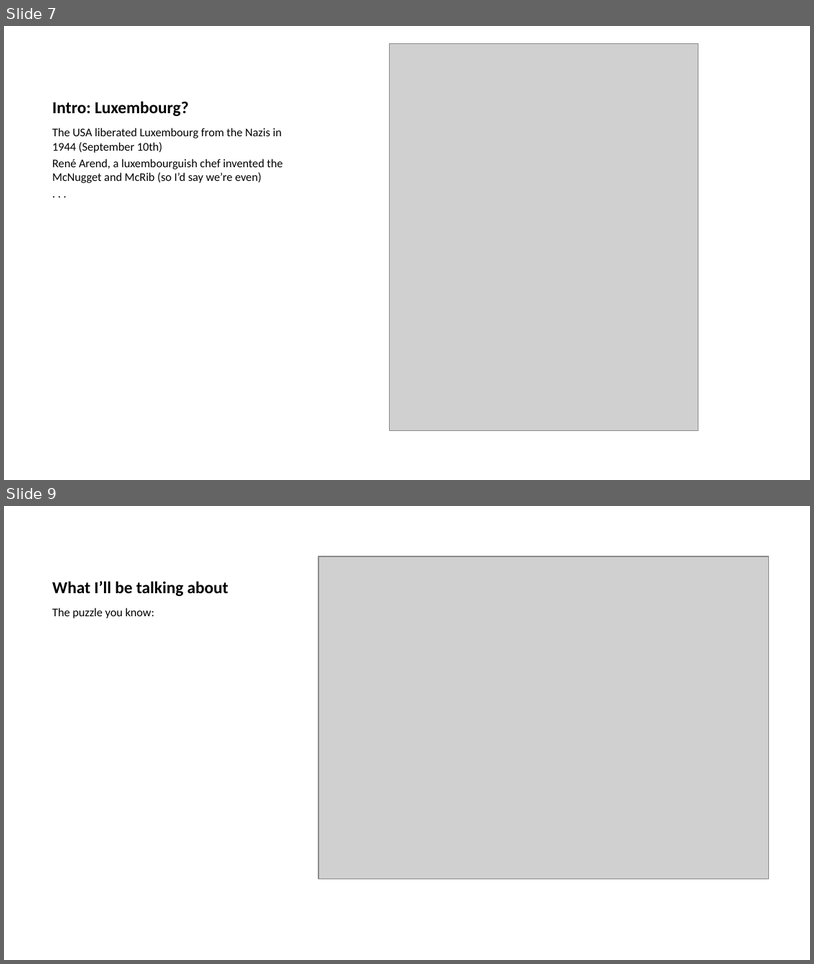
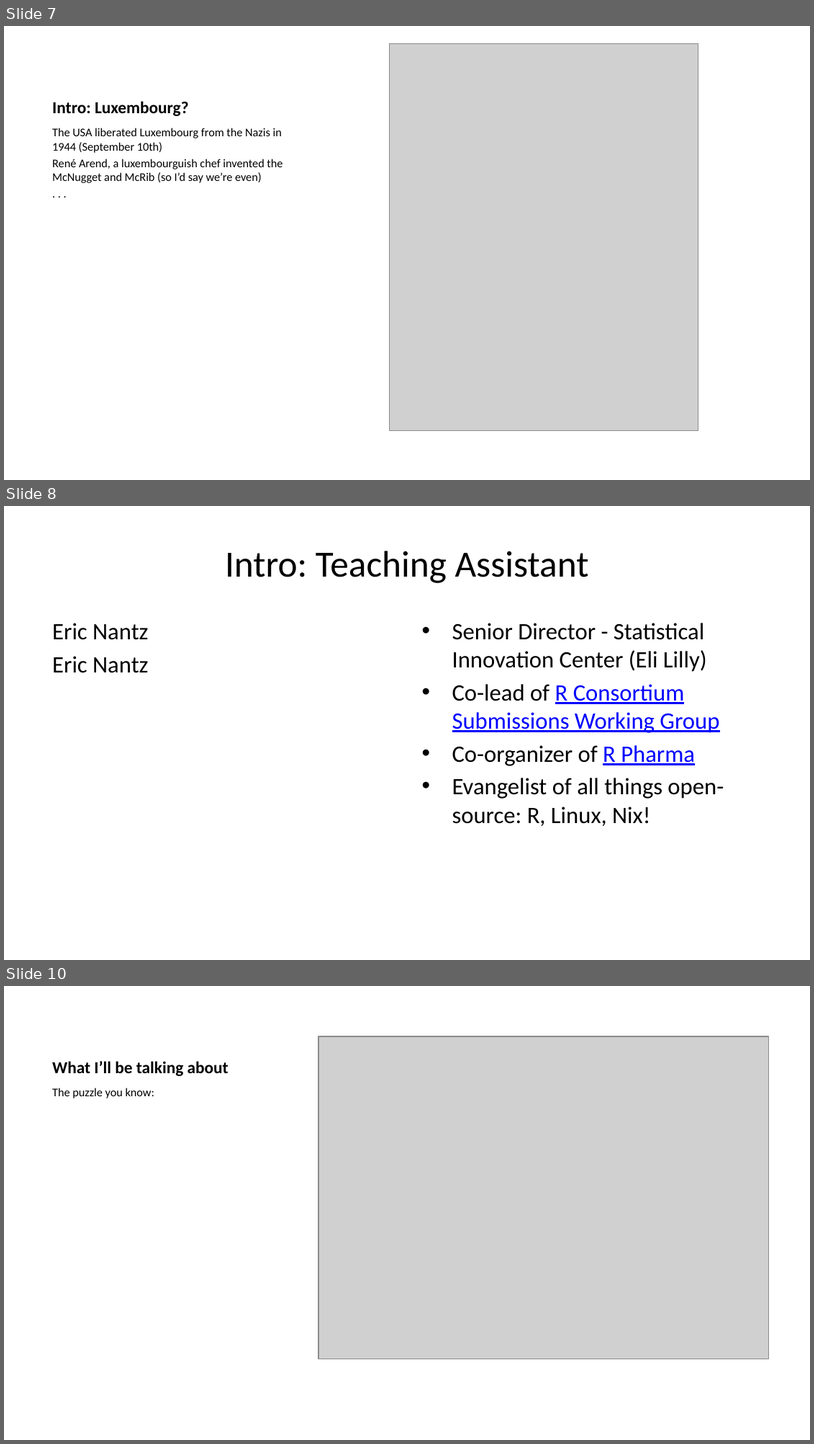
Before and after one commit to b-rodrigues/r_pharma_26, a slide deck: docs/index.pptx. Shown one above the other, each under a label of ours: slides 7 and 9 before the commit, slides 7, 8 and 10 after it; the slides between them are not shown. The pictures are 814x964 and 814x1444 pixels, drawn with LibreOffice and Linux fonts; fonts in the diff are those of the drawing; grey boxes stand for pictures. Boxes give left, top, right and bottom in pixels: in the first picture for what was removed or moved away, otherwise in the second. Text is boxed around its words. In the diff, an @@ line names an element or a change of style, - is before the commit and + after.

```diff
--- a/docs/index.pptx
+++ b/docs/index.pptx
@@ slide 8 added at (x1=4, y1=506, x2=810, y2=960), background #FFFFFF @@
@@ title added at (x1=225, y1=551, x2=589, y2=583), 33 pt, text #000000 @@
+Intro: Teaching Assistant
@@ text added at (x1=52, y1=623, x2=148, y2=673), 21 pt, text #000000 @@
+Eric Nantz
+Eric Nantz
@@ text added at (x1=453, y1=623, x2=724, y2=826), 21 pt, text #000000 @@
+• Senior Director - Statistical Innovation Center (Eli Lilly)
+• Co-lead of R Consortium Submissions Working Group
+• Co-organizer of R Pharma
+• Evangelist of all things open-source: R, Linux, Nix!
@@ what was slide 9 is now slide 10 @@
```
Also in this commit, not shown: 1 slide changed, 14 other files.
